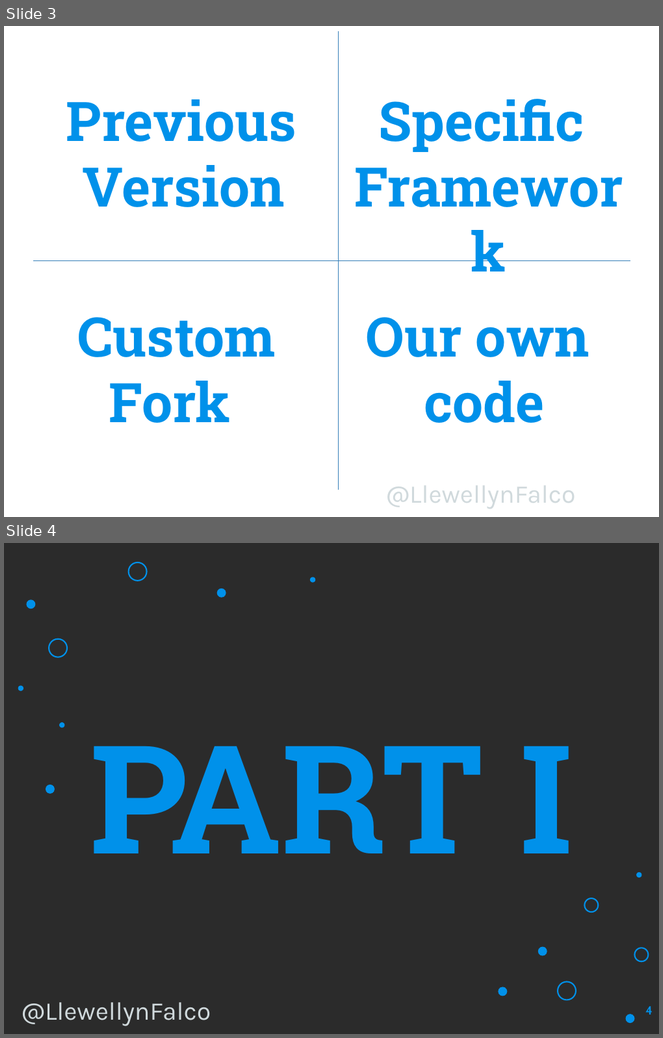
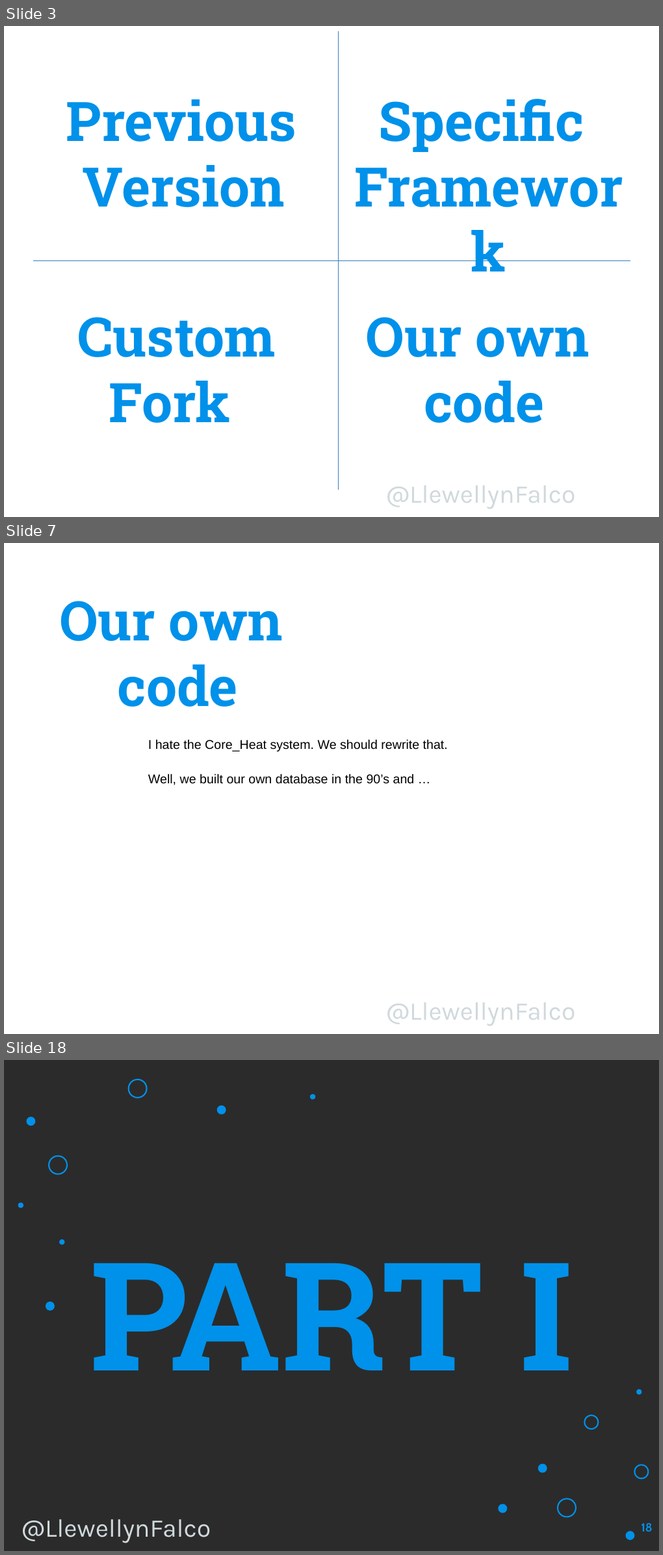
Before and after one commit to isidore/Talk-AvoidingLockIn, a slide deck: Avoiding Lock-In.pptx. Shown one above the other, each under a label of ours: slides 3 and 4 before the commit, slides 3, 7 and 18 after it; the slides between them are not shown. The pictures are 663x1038 and 663x1555 pixels, drawn with LibreOffice and Linux fonts; fonts in the diff are those of the drawing; background and template pictures are left out; a plain dark background stands for a picture behind light text. Boxes give left, top, right and bottom in pixels: in the first picture for what was removed or moved away, otherwise in the second. Text is boxed around its words. In the diff, an @@ line names an element or a change of style, - is before the commit and + after.

```diff
--- a/Avoiding Lock-In.pptx
+++ b/Avoiding Lock-In.pptx
@@ slide 7 added at box(4, 543, 659, 1034), background picture (left out); not listed: 1 template element that a slide beside it also shows @@
@@ text added at box(59, 601, 284, 707), 60 pt, text #0091EA, bold @@
+Our own
+code
@@ text added at box(148, 739, 448, 752), 14 pt, text #000000 @@
+I hate the Core_Heat system. We should rewrite that.
@@ text added at box(148, 774, 415, 785), 14 pt, text #000000 @@
+Well, we built our own database in the 90’s and …
@@ what was slide 4 is now slide 18 @@
@@ page number at box(641, 1523, 653, 1532): text changed @@
-4
+18
```
Also in this commit, not shown: 1 slide changed, 13 other slides added, 1 other file.
